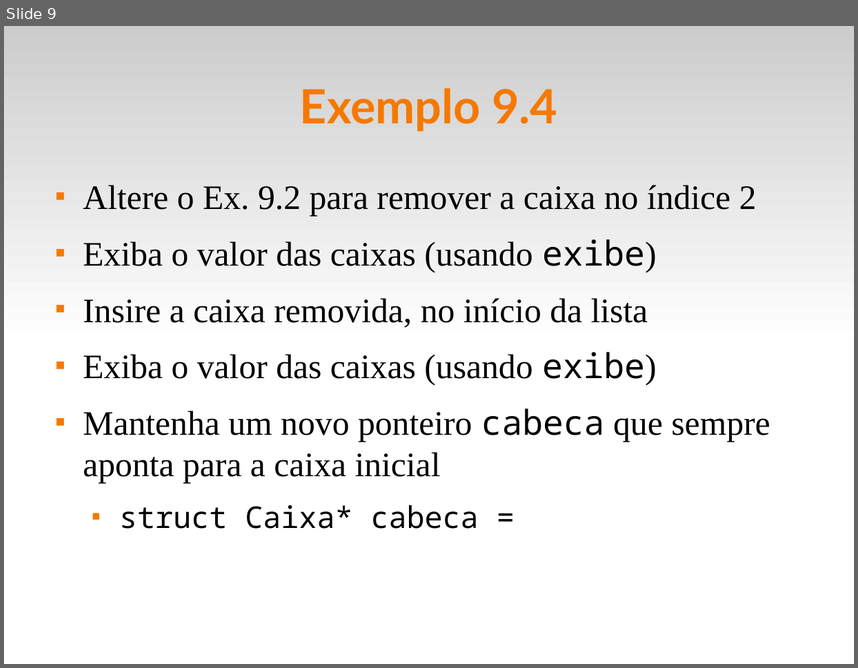
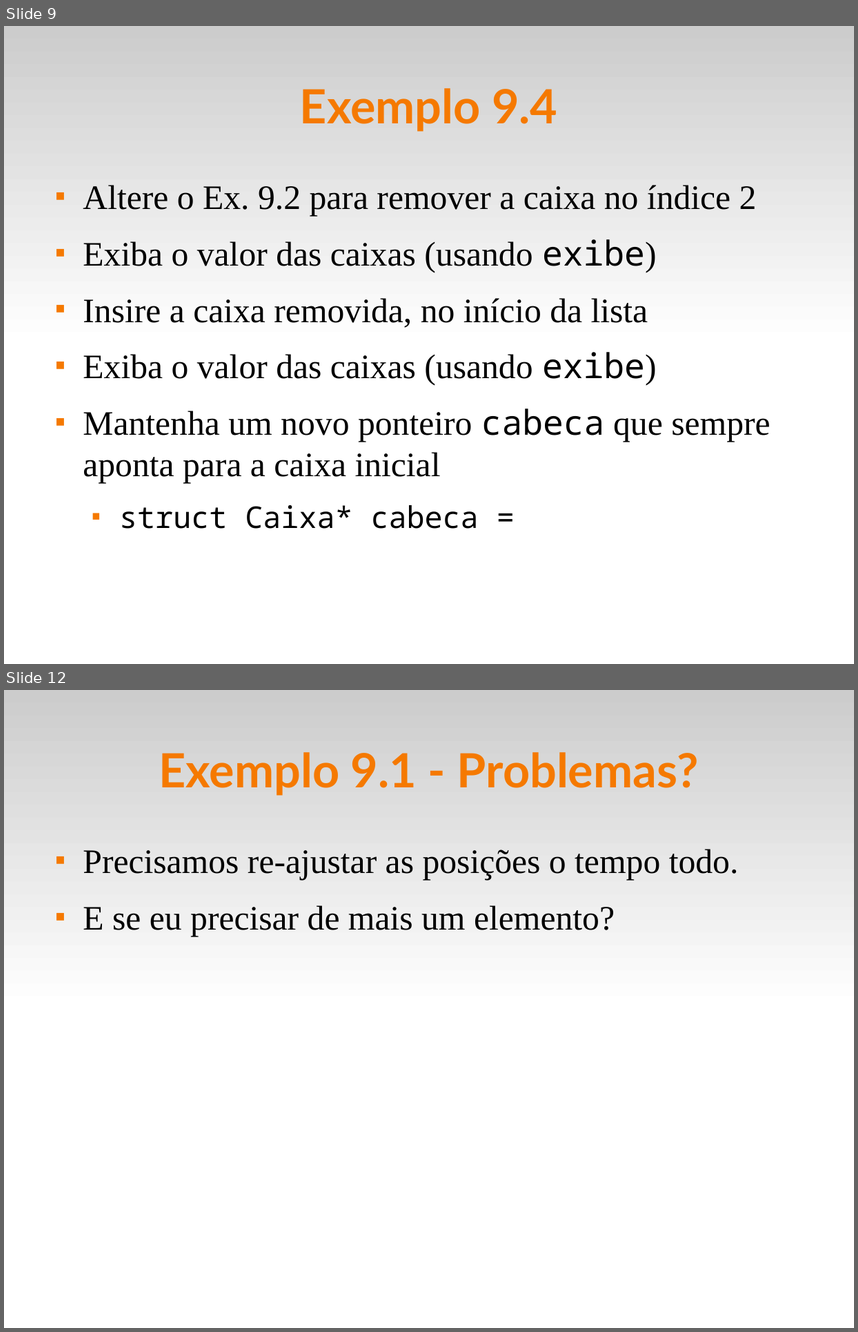
Before and after one commit to fsantanna-uerj/LP1, a slide deck: Slides/lp1-09-listas.odp. Shown one above the other, each under a label of ours: slide 9 before the commit, slides 9 and 12 after it; the slides between them are not shown. The pictures are 858x668 and 858x1332 pixels, drawn with LibreOffice and Linux fonts; fonts in the diff are those of the drawing. Boxes give left, top, right and bottom in pixels: in the first picture for what was removed or moved away, otherwise in the second. Text is boxed around its words. In the diff, an @@ line names an element or a change of style, - is before the commit and + after.

```diff
--- a/Slides/lp1-09-listas.odp
+++ b/Slides/lp1-09-listas.odp
@@ slide 12 added at [4, 690, 854, 1328], background #FFFFFF; not listed: 1 template element that a slide beside it also shows @@
@@ title added at [159, 752, 699, 796], 44 pt, text #F57900, bold @@
+Exemplo 9.1 - Problemas?
@@ text added at [83, 849, 739, 936], 32 pt, text #000000 @@
+■ Precisamos re-ajustar as posições o tempo todo.
+■ E se eu precisar de mais um elemento?
```
Also in this commit, not shown: 7 other slides added, 5 other files.
